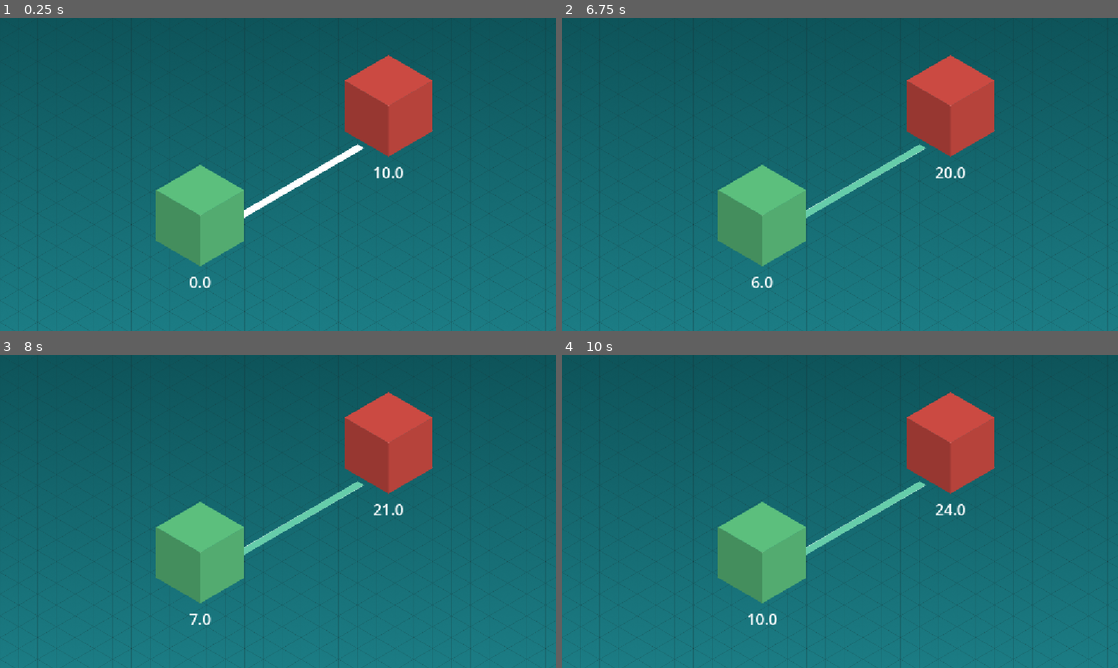
Above: before the commit, frames 1-4 (two rows, left to right).
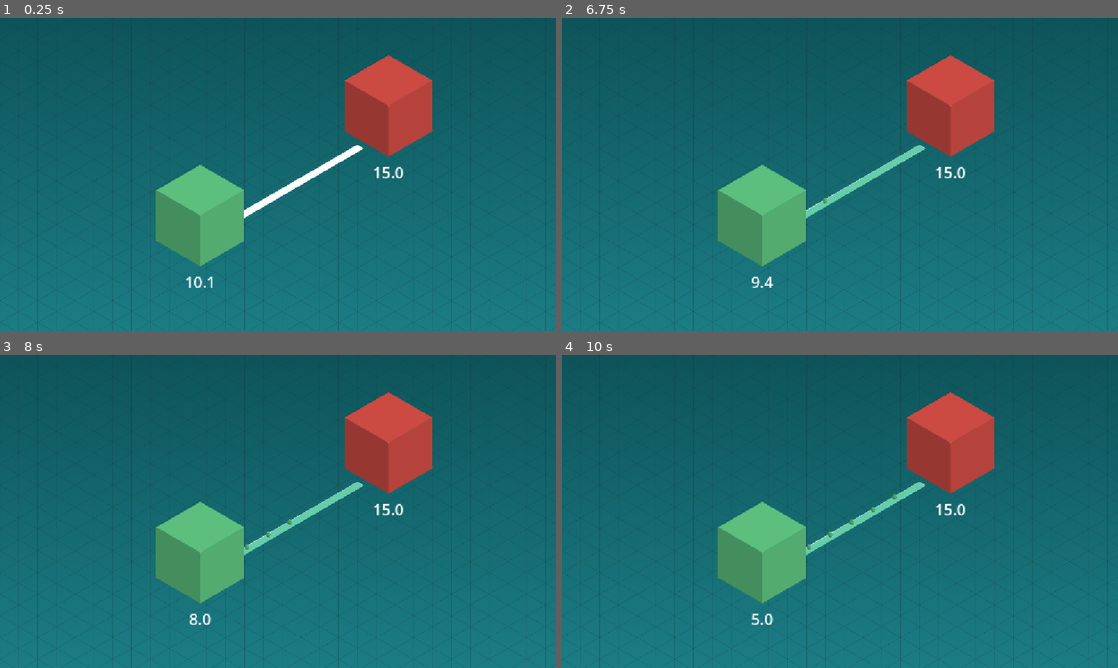
Above: after the commit, the same moments.

Repository: m14n-dev/brackeys2026
Game: Godot game, scene res://arena_1/arena_1.tscn
Same seed, same stepped clock (60 frames per second), same inputs: the game is played once before the commit and once after it.
Inputs (mouse positions are in pixels of both pictures, inside the frame that each line leads up to):
- Up to frame 1 (0.25 s): no input
- Up to frame 2 (6.75 s): move the mouse to (962, 158) at 0.52 s; click (962, 158) at 0.67 s; tap Enter at 1.25, 5.75 s; move the mouse to (728, 190) at 1.27 s; click (728, 190) at 1.42 s; move the mouse to (895, 105) at 2.02 s; click (895, 105) at 2.17 s; move the mouse to (812, 237) at 2.77 s; click (812, 237) at 2.92 s; move the mouse to (1006, 221) at 3.52 s; click (1006, 221) at 3.67 s; move the mouse to (673, 127) at 4.27 s; click (673, 127) at 4.42 s; tap Space at 5, 6.5 s; move the mouse to (867, 174) at 5.02 s; click (867, 174) at 5.17 s; move the mouse to (756, 96) at 5.77 s; click (756, 96) at 5.92 s; move the mouse to (962, 158) at 6.52 s; click (962, 158) at 6.67 s
- Up to frame 3 (8 s): move the mouse to (166, 527) at 7.27 s; click (166, 527) at 7.42 s
- Up to frame 4 (10 s): move the mouse to (895, 442) at 8.02 s; click (895, 442) at 8.17 s; move the mouse to (812, 574) at 8.77 s; click (812, 574) at 8.92 s; tap Enter at 9.5 s; move the mouse to (1006, 558) at 9.52 s; click (1006, 558) at 9.67 s

The runs differ from the first frame. In frame 1, 0.2% of the frame differs, in the area x 33-71%, y 40-87%; in frame 2, 0.2%; in frame 3, 0.2%; in frame 4, 0.3%.

Commit message:
Package transmission

Diff:
--- a/trust-no-one/arena_1/arena_1.tscn
+++ b/trust-no-one/arena_1/arena_1.tscn
@@ -4,6 +4,12 @@
 [ext_resource type="PackedScene" uid="uid://djhky8qb4vngw" path="res://connection/Connection.tscn" id="2_smhlq"]
 [ext_resource type="Texture2D" uid="uid://ehggjbg2qso7" path="res://arena_1/connection_1.png" id="3_4gwnt"]
 [ext_resource type="PackedScene" uid="uid://4out875511ee" path="res://server/server.tscn" id="4_bdtki"]
+
+[sub_resource type="Curve2D" id="Curve2D_xj7g1"]
+_data = {
+"points": PackedVector2Array(0, 0, 0, 0, -261.61902, 149.76001, 0, 0, 0, 0, 261.61902, -151.68)
+}
+point_count = 2
 
 [node name="Arena" type="Node2D" unique_id=52630319]
 
@@ -12,27 +18,35 @@
 texture = ExtResource("1_hm5in")
 
 [node name="Connection" parent="." unique_id=202580876 node_paths=PackedStringArray("point_a", "point_b") instance=ExtResource("2_smhlq")]
+position = Vector2(610, 346)
 point_a = NodePath("../server 1")
 point_b = NodePath("../server 3")
+max_package_size = 2
 
 [node name="Sprite2D" parent="Connection" index="0" unique_id=343096505]
-position = Vector2(611, 345)
 scale = Vector2(1, 1.01)
 texture = ExtResource("3_4gwnt")
 
 [node name="CollisionPolygon2D" parent="Connection" index="1" unique_id=843554145]
-polygon = PackedVector2Array(480, 382, 715, 246, 730, 255, 480, 400)
+position = Vector2(0, 0)
+polygon = PackedVector2Array(-144, 75, 129, -84, 146, -76, -129, 85)
+
+[node name="Path2D" parent="Connection" index="2" unique_id=860685861]
+scale = Vector2(0.5121951, 0.5208333)
+curve = SubResource("Curve2D_xj7g1")
 
 [node name="server 1" parent="." unique_id=1404967565 instance=ExtResource("4_bdtki")]
 position = Vector2(415, 409)
+power = 10.0
+growth = 0.5
 color = Color(0.36506572, 0.75844383, 0.49731195, 1)
 player_owned = true
 
 [node name="server 3" parent="." unique_id=848627415 instance=ExtResource("4_bdtki")]
 position = Vector2(805, 182)
-power = 10.0
-growth = 1.5
+power = 15.0
+growth = 0.0
 color = Color(0.80492216, 0.29508358, 0.2622645, 1)
-player_owned = null
+player_owned = false
 
 [editable path="Connection"]
--- a/trust-no-one/connection/Connection.gd
+++ b/trust-no-one/connection/Connection.gd
@@ -2,6 +2,12 @@
 
 @export var point_a: Server
 @export var point_b: Server
+@export var interval: float = 1
+@export var max_package_size: int = 1
+@export var package_speed_px_per_sec: float = 100
+
+const PackageScene = preload("res://package/Package.tscn")
+
 
 enum State {
 	PASSIVE,
@@ -10,7 +16,7 @@
 }
 
 var state: State = State.PASSIVE
-
+var time_since_last: float = 0
 
 # Called when the node enters the scene tree for the first time.
 func _ready():
@@ -18,7 +24,40 @@
 
 # Called every frame. 'delta' is the elapsed time since the previous frame.
 func _process(delta):
-	pass
+	time_since_last += delta
+	if time_since_last >= interval and state != State.PASSIVE:
+		try_spawn_package()
+
+func source() -> Server:
+	match state:
+		State.A_TO_B: return point_a
+		State.B_TO_A: return point_b
+		_: return null
+
+func sink() -> Server:
+	match state:
+		State.A_TO_B: return point_b
+		State.B_TO_A: return point_a
+		_: return null
+
+func try_spawn_package():
+	var source = source()
+	if source.power >= 1.0:
+		var consume = floor(min(source.power, max_package_size))
+		source.power -= consume
+
+		var package: Package = PackageScene.instantiate()
+		package.power = consume
+		package.color = source.color
+		package.speed_px_per_sec = package_speed_px_per_sec
+		package.dest = sink()
+		package.player_owned = source.player_owned
+
+		$Path2D.add_child(package)
+
+		time_since_last = 0
+
+
 
 func _input_event(viewport, event, shape_idx):
 	if event is InputEventMouseButton:
--- a/trust-no-one/connection/Connection.tscn
+++ b/trust-no-one/connection/Connection.tscn
@@ -1,6 +1,8 @@
 [gd_scene format=3 uid="uid://djhky8qb4vngw"]
 
 [ext_resource type="Script" uid="uid://bdii5u6gqdetr" path="res://connection/Connection.gd" id="1_ff2sp"]
+
+[sub_resource type="Curve2D" id="Curve2D_ff2sp"]
 
 [node name="Connection" type="Area2D" unique_id=202580876]
 script = ExtResource("1_ff2sp")
@@ -10,3 +12,6 @@
 [node name="CollisionPolygon2D" type="CollisionPolygon2D" parent="." unique_id=843554145]
 position = Vector2(26, 14)
 polygon = PackedVector2Array(7, -10, 33, -4, 44, 21, 5, 32)
+
+[node name="Path2D" type="Path2D" parent="." unique_id=860685861]
+curve = SubResource("Curve2D_ff2sp")
--- /dev/null
+++ b/trust-no-one/package/Package.gd
@@ -0,0 +1,23 @@
+class_name Package
+extends PathFollow2D
+
+var power: int = 0
+var color: Color = Color.WHITE:
+	set(val):
+		color = val
+		$Sprite2D.modulate = color
+var speed_px_per_sec: float = 0
+var dest: Server
+var player_owned: bool
+
+# Called when the node enters the scene tree for the first time.
+func _ready():
+	pass # Replace with function body.
+
+
+# Called every frame. 'delta' is the elapsed time since the previous frame.
+func _process(delta):
+	progress += speed_px_per_sec * delta;
+	if progress_ratio >= 1.0:
+		dest.recv_package(self)
+		queue_free()
--- /dev/null
+++ b/trust-no-one/package/Package.tscn
@@ -0,0 +1,13 @@
+[gd_scene format=3 uid="uid://1180y6xoadvr"]
+
+[ext_resource type="Script" uid="uid://b1g7g83rbv57v" path="res://package/Package.gd" id="1_d4bn5"]
+[ext_resource type="Texture2D" uid="uid://clwwf43ce7dav" path="res://package/package.png" id="1_ere0q"]
+
+[node name="Package" type="PathFollow2D" unique_id=526672067]
+rotates = false
+loop = false
+script = ExtResource("1_d4bn5")
+
+[node name="Sprite2D" type="Sprite2D" parent="." unique_id=2083196437]
+position = Vector2(0, -10)
+texture = ExtResource("1_ere0q")
--- a/trust-no-one/raw_assets/arena_1.svg
+++ b/trust-no-one/raw_assets/arena_1.svg
@@ -28,9 +28,9 @@
      inkscape:deskcolor="#d1d1d1"
      inkscape:document-units="mm"
      showgrid="true"
-     inkscape:zoom="1.0167041"
-     inkscape:cx="1463.5527"
-     inkscape:cy="1346.016"
+     inkscape:zoom="5.7513468"
+     inkscape:cx="-514.66206"
+     inkscape:cy="2009.5293"
      inkscape:window-width="1920"
      inkscape:window-height="1009"
      inkscape:window-x="1912"
@@ -2099,7 +2099,10 @@
        style="fill:#ffffff;fill-opacity:1;stroke:none;stroke-width:0.264583px;stroke-linecap:butt;stroke-linejoin:miter;stroke-opacity:1"
        d="m 412.44459,370.41666 11.45679,6.61458 240.59268,-138.90625 -11.45681,-6.61458 z"
        id="path3"
-       sodipodi:nodetypes="ccccc" />
+       sodipodi:nodetypes="ccccc"
+       inkscape:export-filename="..\arena_1\connection_1.png"
+       inkscape:export-xdpi="28.799999"
+       inkscape:export-ydpi="28.799999" />
     <path
        style="fill:#ffffff;fill-opacity:1;stroke:none;stroke-width:0.264583px;stroke-linecap:butt;stroke-linejoin:miter;stroke-opacity:1"
        d="m 630.12367,205.05208 80.19756,46.30206 80.19756,-46.30206 L 710.32123,158.75 Z"
@@ -2110,5 +2113,30 @@
        d="m 286.41985,403.48957 80.19756,46.30208 80.19756,-46.30207 -80.19756,-46.30209 z"
        id="path2"
        sodipodi:nodetypes="ccccc" />
+    <path
+       style="fill:#fcfcfc;fill-opacity:1;stroke:none;stroke-width:0.529168px;stroke-linecap:butt;stroke-linejoin:miter;stroke-opacity:1"
+       d="m -146.64696,526.52082 -4.58274,2.64583 4.58274,2.64585 4.58274,-2.64585 z"
+       id="path18"
+       inkscape:export-filename="..\package\package.png"
+       inkscape:export-xdpi="28.799999"
+       inkscape:export-ydpi="28.799999" />
+    <path
+       style="fill:#e2e2e2;fill-opacity:1;stroke:none;stroke-width:0.529168px;stroke-linecap:butt;stroke-linejoin:miter;stroke-opacity:1"
+       d="m -146.64696,531.81245 v 10.58338 l 9.16548,-5.2917 -4.58278,-7.93757 z"
+       id="path19" />
+    <path
+       style="fill:#bbbbbb;fill-opacity:1;stroke:none;stroke-width:0.527372px;stroke-linecap:butt;stroke-linejoin:miter;stroke-opacity:1"
+       d="m -146.64696,542.39582 -9.16544,-5.29167 4.58272,-7.9375 4.58272,2.64583 z"
+       id="path20"
+       sodipodi:nodetypes="ccccc" />
+    <path
+       style="fill:#9d9d9d;fill-opacity:1;stroke:none;stroke-width:0.529165px;stroke-linecap:butt;stroke-linejoin:miter;stroke-opacity:1"
+       d="m -155.81238,537.10416 4.58271,7.93749 4.58271,2.64583 v -5.29165 z"
+       id="path21" />
+    <path
+       style="fill:#bbbbbb;fill-opacity:1;stroke:none;stroke-width:0.529165px;stroke-linecap:butt;stroke-linejoin:miter;stroke-opacity:1"
+       d="m -146.64696,547.68748 v -5.29165 l 9.16543,-5.29168 -4.58271,7.95989 z"
+       id="path22"
+       sodipodi:nodetypes="ccccc" />
   </g>
 </svg>
--- a/trust-no-one/server/Server.gd
+++ b/trust-no-one/server/Server.gd
@@ -7,7 +7,7 @@
 @export var power: float = 0:
 	set(val):
 		power = val
-		$Label.text = str(floor(power))
+		$Label.text = "%.1f" % power
 
 @export var growth: float = 0
 @export var color: Color = Color.WHITE:
@@ -26,3 +26,13 @@
 	if Engine.is_editor_hint():
 		return
 	power += growth * delta
+
+func recv_package(package: Package):
+	if package.color == self.color:
+		self.power += package.power
+	else:
+		self.power -= package.power
+		if self.power < 0:
+			self.power = -self.power
+			self.color = package.color
+			self.player_owned = package.player_owned
--- a/trust-no-one/server/server.tscn
+++ b/trust-no-one/server/server.tscn
@@ -6,6 +6,7 @@
 [node name="Node2D" type="Node2D" unique_id=1404967565]
 script = ExtResource("1_0wvpq")
 growth = 1.0
+player_owned = null
 
 [node name="Sprite" type="Sprite2D" parent="." unique_id=421985702]
 texture = ExtResource("2_u3pyk")
Not shown, added: trust-no-one/package/Package.gd.uid
Binary file added: trust-no-one/package/package.png
Not shown, added: trust-no-one/package/package.png.import
